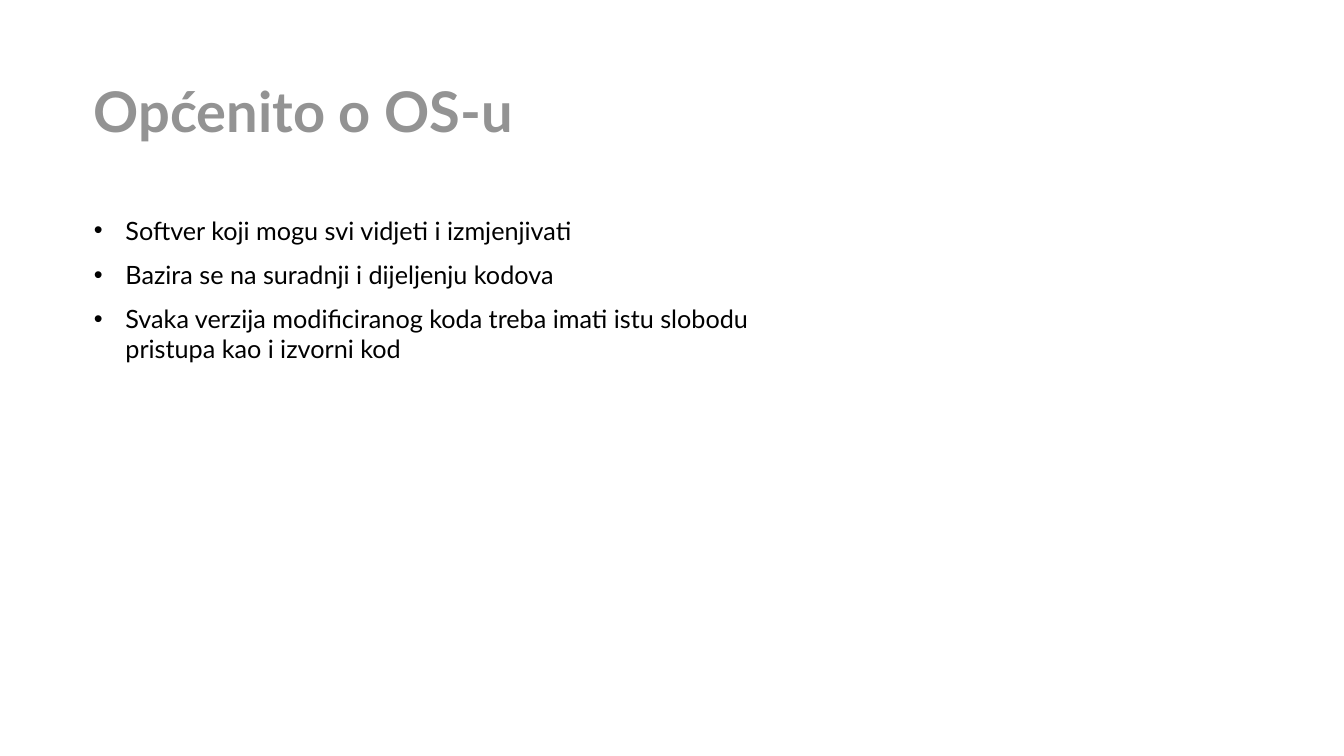
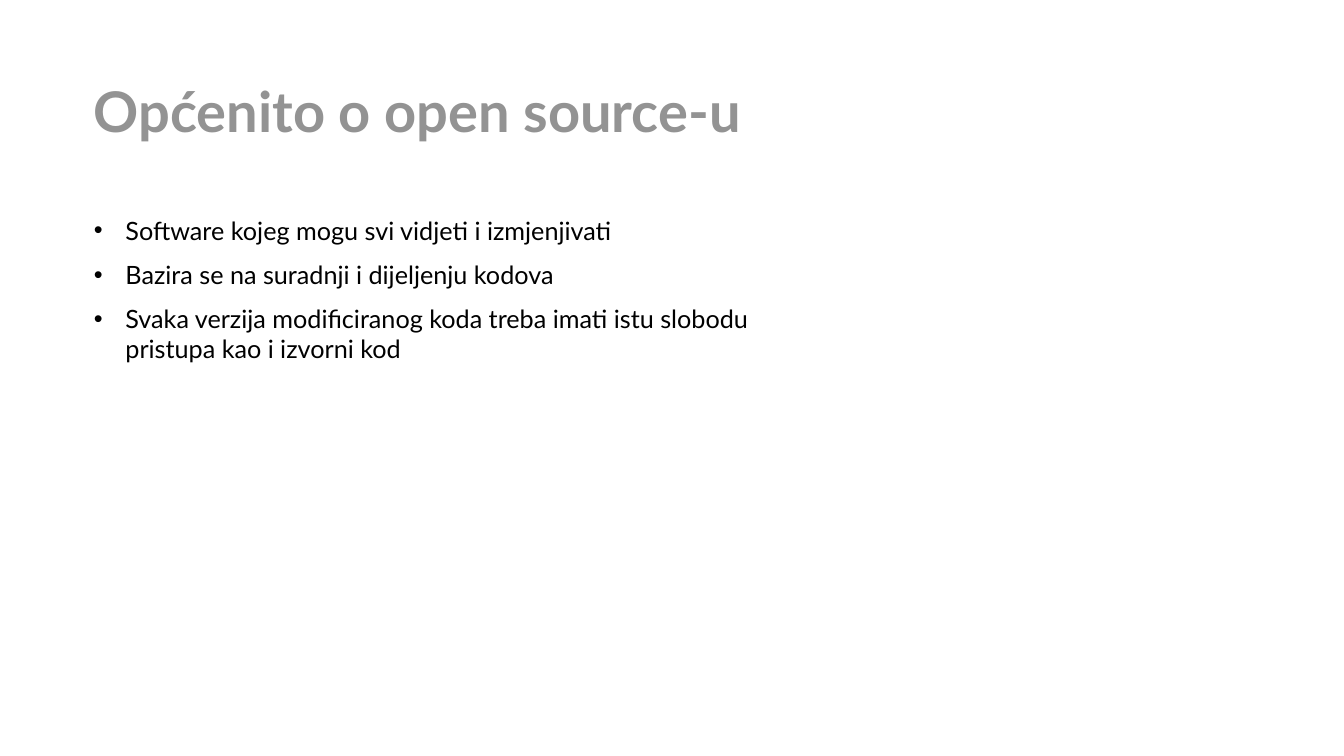
Before and after one commit to CvetkovskiIvor/ProgramskoInzenjerstvoSeminar, a slide deck: slide 4 of Open Source Prezentacija.pptx. Drawn at 1344x756 pixels with LibreOffice and Linux fonts; fonts in the diff are those of the drawing; background and template pictures are left out. Boxes give left, top, right and bottom in pixels: in the first picture for what was removed or moved away, otherwise in the second. Text is boxed around its words. In the diff, an @@ line names an element or a change of style, - is before the commit and + after.

```diff
--- a/Open Source Prezentacija.pptx
+++ b/Open Source Prezentacija.pptx
@@ title at [94,90,741,142]: text changed @@
-Općenito o OS-u
+Općenito o open source-u
@@ text at [125,221,611,244]: text changed @@
-• Softver koji mogu svi vidjeti i izmjenjivati
+• Software kojeg mogu svi vidjeti i izmjenjivati
```
Also in this commit, not shown: 24 other slides changed, 1 slide removed.
